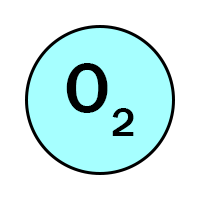
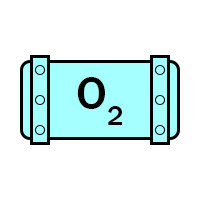
Layered file, before and after one edit (200 x 200). Changes by layer:
painted on "O2" over [66, 63, 134, 136]
removed layer "верх" over [25, 25, 175, 175]
added layer "болты" above "ремни" over [35, 65, 165, 135]
added layer "ремни" above "корпус" over [30, 55, 170, 145]
added layer "корпус" above "Слой 1" over [20, 60, 180, 140]
